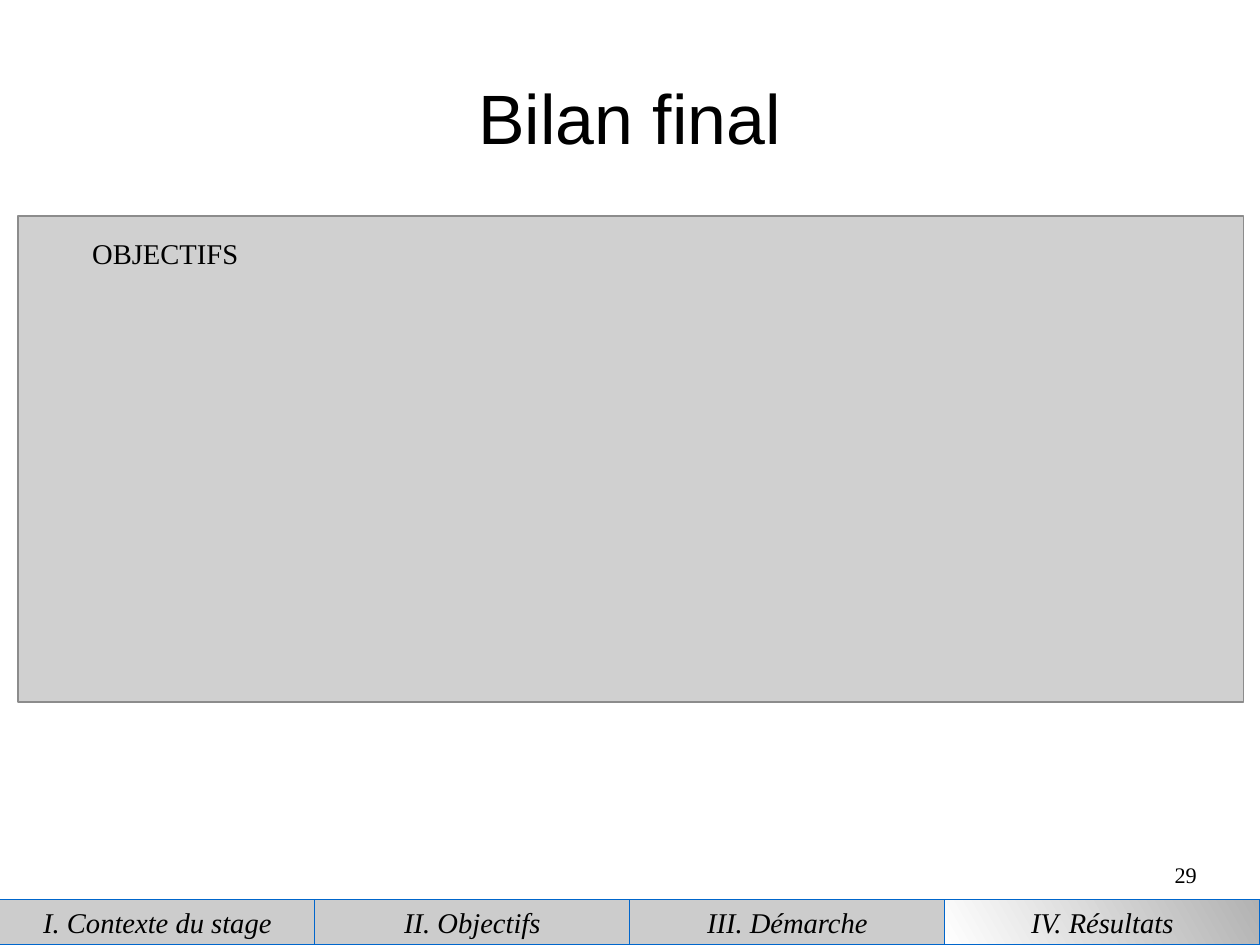
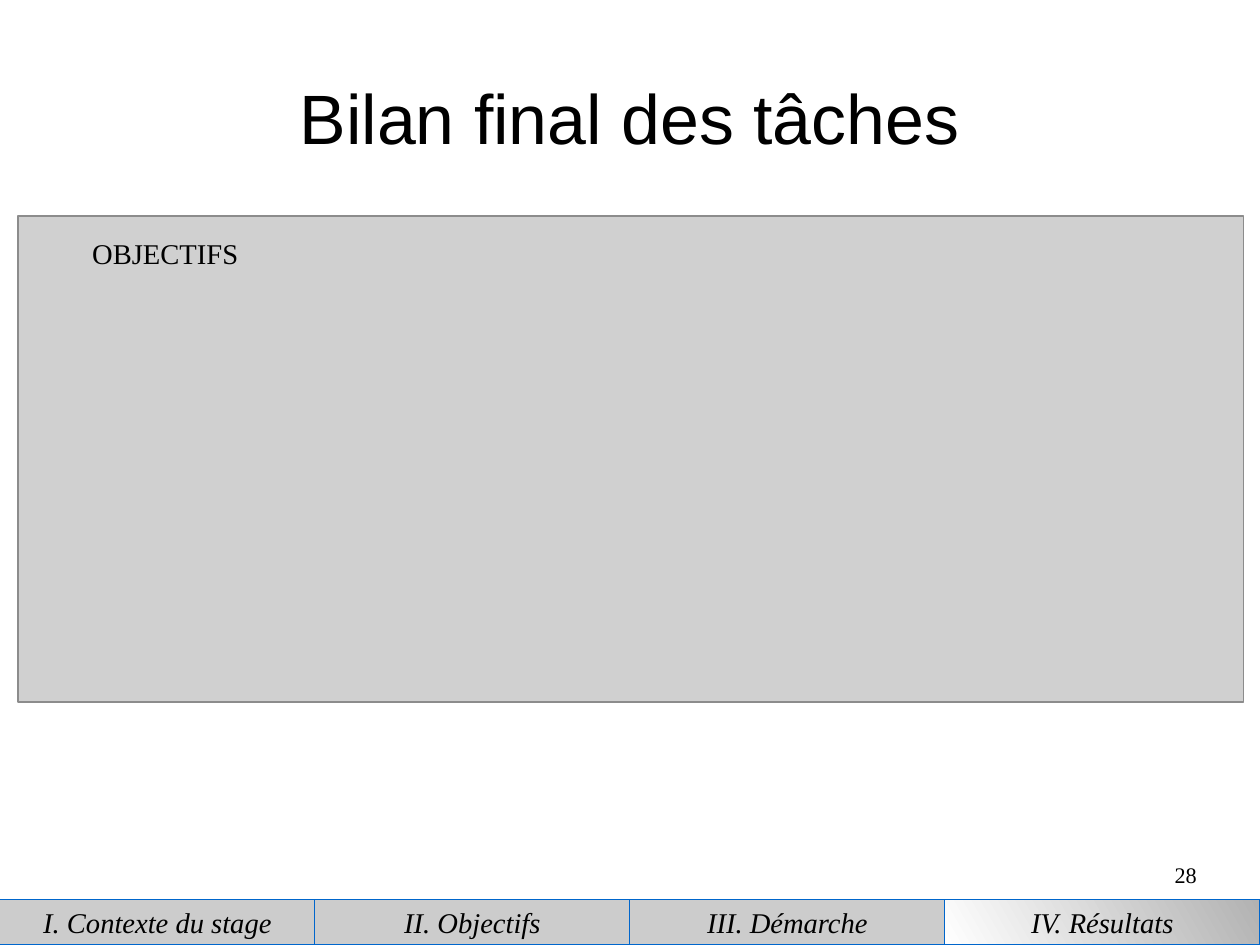
Before and after one commit to piatf/Report-2016-interniship-BioMedIA, a slide deck: slide 28 of presentation.odp (slide 29 before the commit). Drawn at 1260x945 pixels with LibreOffice and Linux fonts; fonts in the diff are those of the drawing; grey boxes stand for pictures. Boxes give left, top, right and bottom in pixels: in the first picture for what was removed or moved away, otherwise in the second. Text is boxed around its words. In the diff, an @@ line names an element or a change of style, - is before the commit and + after.

```diff
--- a/presentation.odp
+++ b/presentation.odp
@@ title at [300,93,959,145]: text changed @@
-Bilan final
+Bilan final des tâches
@@ page number at [1175,868,1197,884]: text changed @@
-29
+28
```
Also in this commit, not shown: 9 other slides changed, 1 slide added, 2 slides removed.
